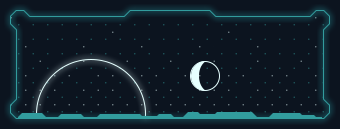
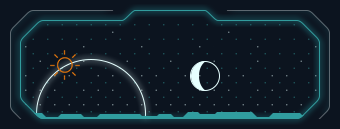
Layered file, before and after one edit (340×129). Changes by layer:
added layer "border ext" (32%) above "border int" over [10, 10, 330, 119]
added layer "border int" above "floor" over [20, 10, 320, 119]
painted on "floor" over [18, 113, 322, 119]
removed layer "border" over [10, 10, 330, 119]
showed "weather-icons" over [50, 50, 80, 80]
added group "glow" (1st of 2) with 1 layers above "bg" over [10, 10, 330, 125]
added layer "glow" (2nd of 2, in "glow") in group "glow" over [10, 10, 330, 125]
